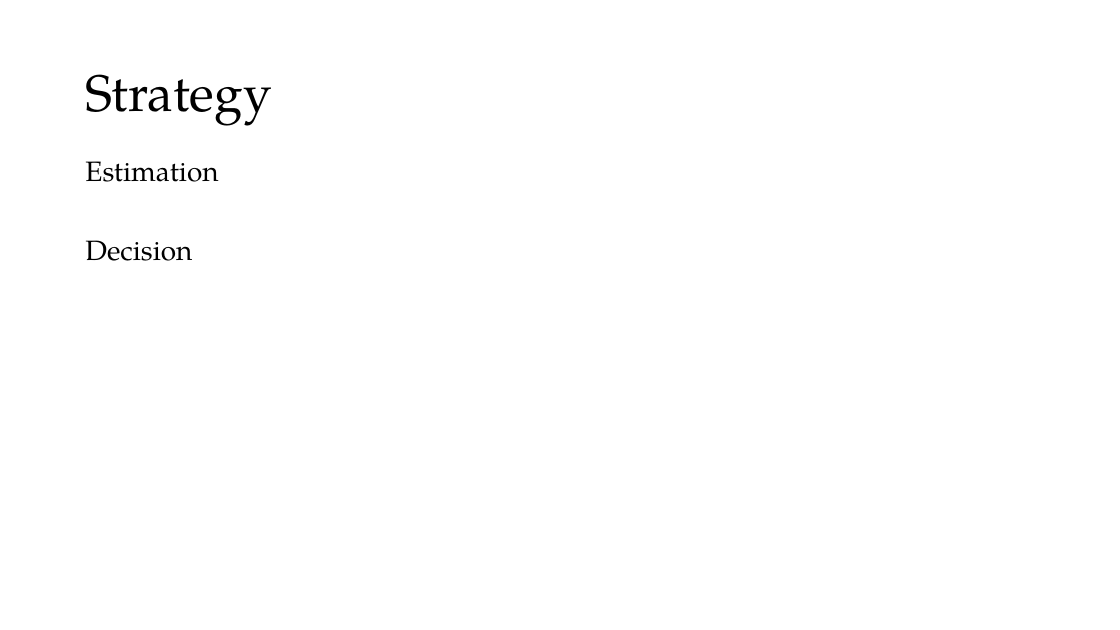
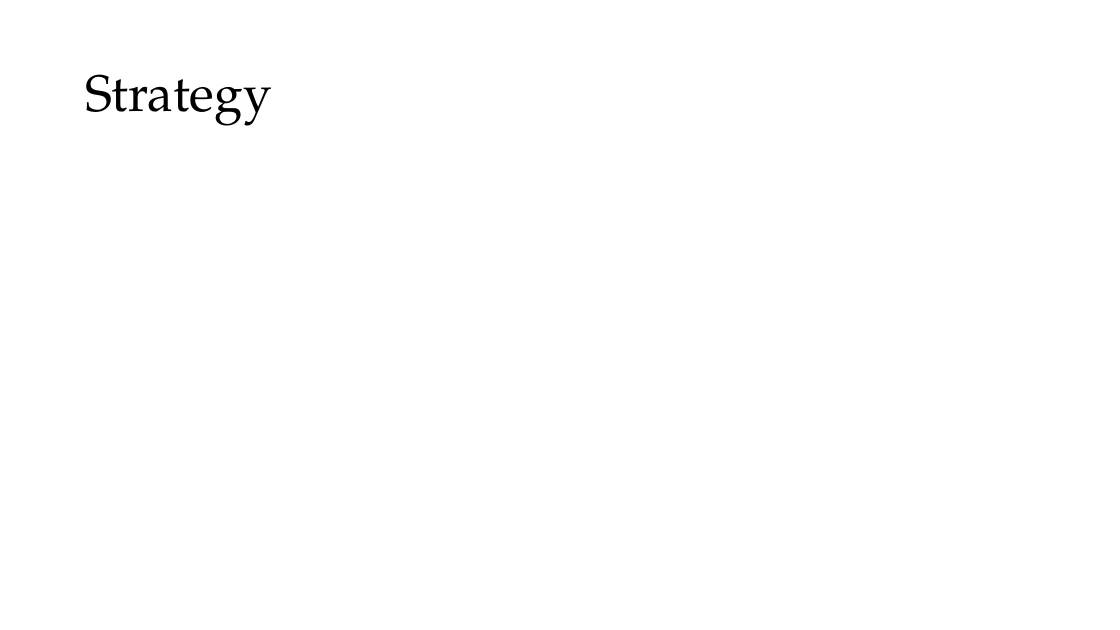
Before and after one commit to peetceenatoo/online-learning, a slide deck: slide 24 of Slides.pptx. Drawn at 1120x630 pixels with LibreOffice and Linux fonts; fonts in the diff are those of the drawing; grey boxes stand for pictures. Boxes give left, top, right and bottom in pixels: in the first picture for what was removed or moved away, otherwise in the second. Text is boxed around its words. In the diff, an @@ line names an element or a change of style, - is before the commit and + after.

```diff
--- a/Slides.pptx
+++ b/Slides.pptx
@@ text removed at [85, 161, 218, 261] @@
-Estimation
-Decision
```
Also in this commit, not shown: 7 other slides changed, 8 slides added, 2 slides removed, 1 other file.
